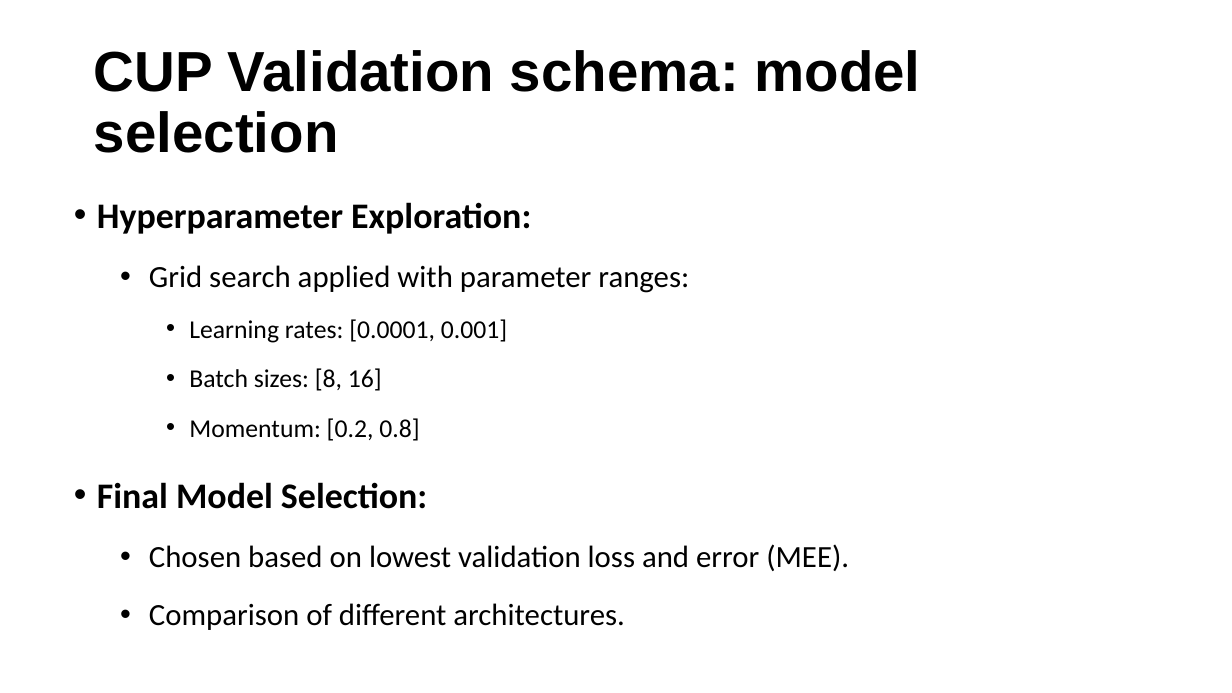
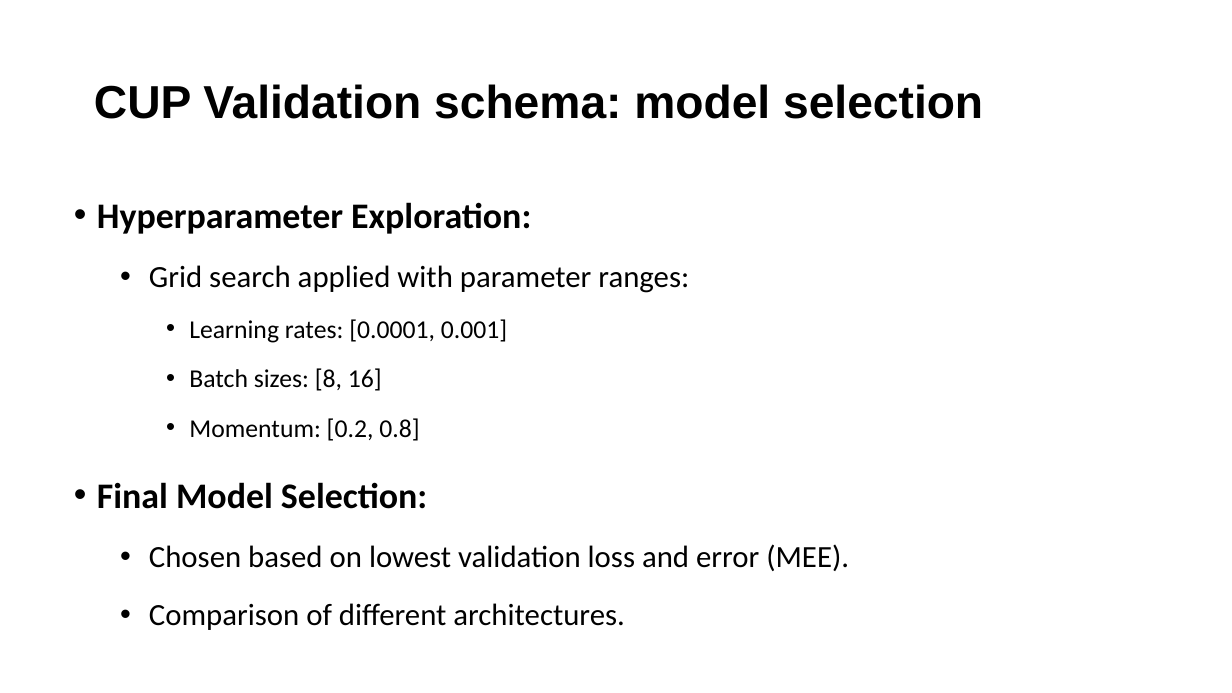
Before and after one commit to Tsion-Ketema/Machine_learning_project_2024, a slide deck: slide 14 of report_slide.pptx. Drawn at 1232x693 pixels with LibreOffice and Linux fonts; fonts in the diff are those of the drawing. Boxes give left, top, right and bottom in pixels: in the first picture for what was removed or moved away, otherwise in the second. Text is boxed around its words. In the diff, an @@ line names an element or a change of style, - is before the commit and + after.

```diff
--- a/report_slide.pptx
+++ b/report_slide.pptx
@@ title "CUP Validation schema: model selection" at (x1=94, y1=84, x2=983, y2=119): size 44 to 36 pt @@
```
Also in this commit, not shown: 11 other slides changed, 49 other files.
